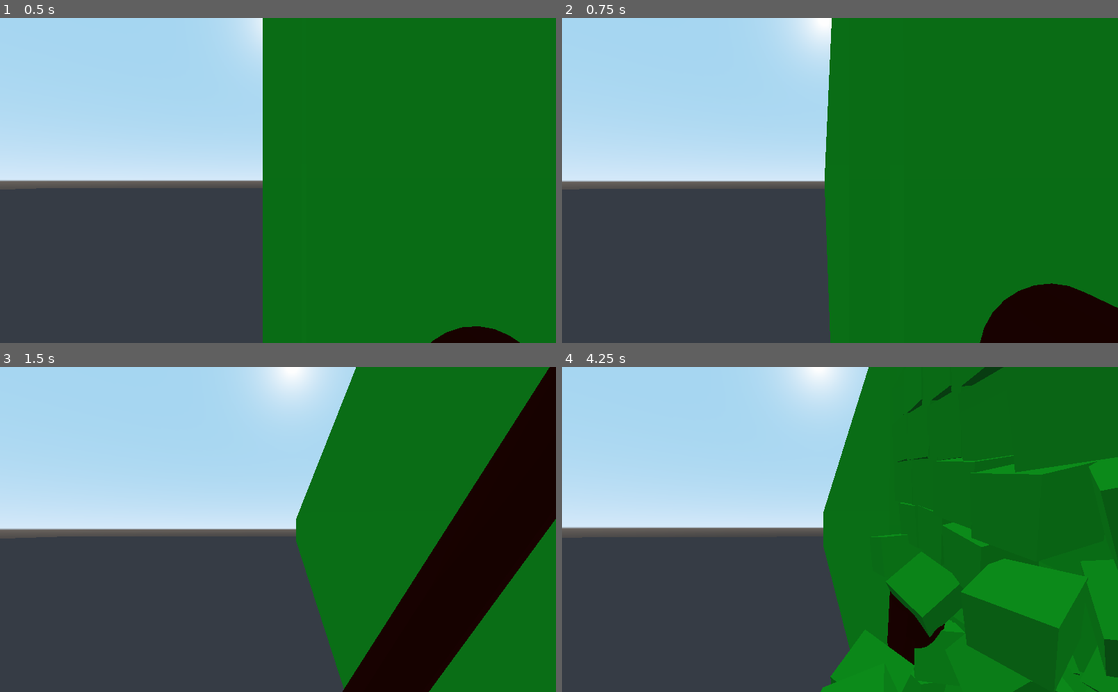
Above: before the commit, frames 1-4 (two rows, left to right).
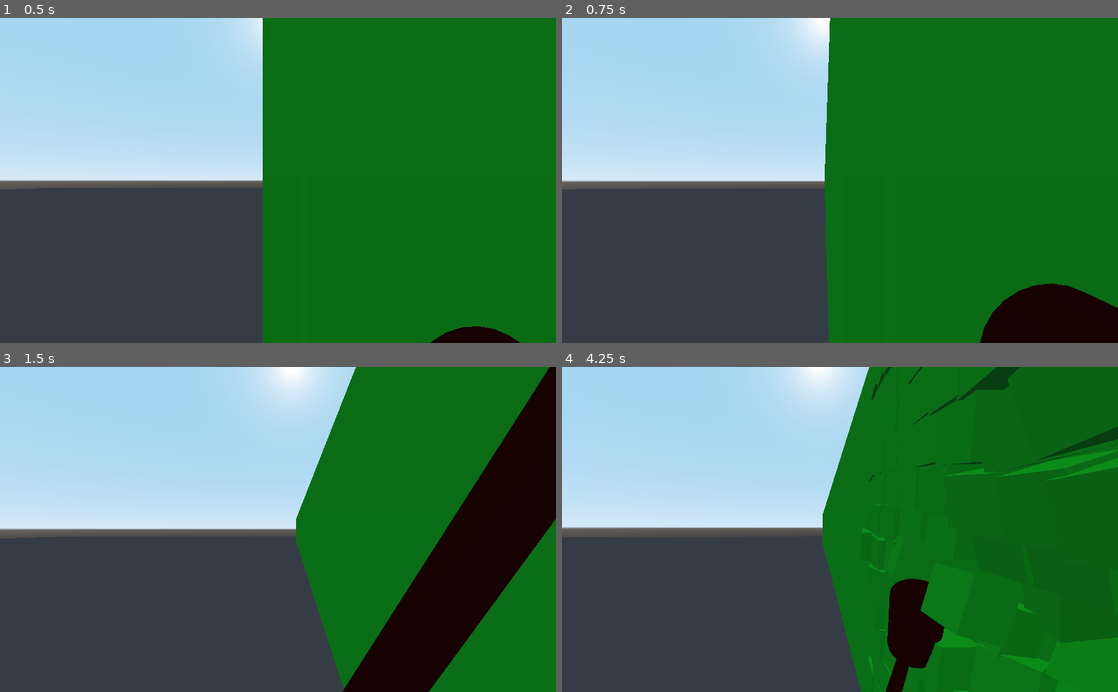
Above: after the commit, the same moments.

Repository: Gedas-S/what-minotaur
Game: Godot game, scene res://Maze.tscn
Same seed, same stepped clock (60 frames per second), same inputs: the game is played once before the commit and once after it.
Inputs (mouse positions are in pixels of both pictures, inside the frame that each line leads up to):
- Up to frame 1 (0.5 s): no input
- Up to frame 2 (0.75 s): tap Enter at 0.5 s; move the mouse to (867, 180) at 0.52 s; hold W from 0.53 s (still down); tap Space at 0.6 s; click (867, 180) at 0.67 s
- Up to frame 3 (1.5 s): keep holding W; tap Space at 0.77, 1.07, 1.35 s; move the mouse to (250, 529) at 1.27 s
- Up to frame 4 (4.25 s): keep holding W; tap Space at 1.52, 1.82, 2.1, 2.85, 3.02, 3.32, 3.6, 3.77, 4.07 s; move the mouse to (851, 523) at 2.02 s; move the mouse to (834, 536) at 2.77 s; click (834, 536) at 2.92 s; move the mouse to (878, 532) at 3.52 s

Frame 1 is identical in both runs. In frame 2, 0.1% of the frame differs, in the area x 2-49%, y 0-100%; in frame 3, less than 0.1%; in frame 4, 10%, in the area x 46-100%, y 0-100%.

Commit message:
jump 1st version

Diff:
--- a/Player.gd
+++ b/Player.gd
@@ -2,6 +2,7 @@
 
 export var speed : float = 150
 export var sensitivity : float = 1
+export var gravity : float = -30
 var velocity : Vector3 = Vector3(0,0,0)
 var esc_capture : bool = false
 var rotating : bool = true
@@ -24,7 +25,13 @@
 
 func _process(delta):
 	# warning-ignore:return_value_discarded
-	self.move_and_slide((self.transform.xform(velocity.normalized())-self.transform.origin)*speed*delta)
+	var vel = self.transform.xform(velocity.normalized())-self.transform.origin
+	vel.x *= speed*delta
+	vel.z *= speed*delta
+	if vel.y == 1:
+		vel.y = speed / 10
+	vel.y += gravity * delta
+	self.move_and_slide(vel, Vector3(0,1,0))
 	if (self.hammer.current_animation_position < 1.1 or not self.hammer_has_hit) and self.hammer.current_animation_position > 0.95:
 		self.hammer_has_hit = true
 		var collisions = self.hammer_hitter.move_and_collide(self.hammer_hitter.transform.origin - self.hammer_hitter_last_pos, true, true, true)
@@ -42,6 +49,8 @@
 			velocity.x = int(event.pressed) * 1
 		elif event.scancode == KEY_A:
 			velocity.x = int(event.pressed) * -1
+		elif event.scancode == KEY_SPACE:
+			velocity.y = int(event.pressed && is_on_floor()) * 1
 		elif event.scancode == KEY_ESCAPE and event.pressed != esc_capture:
 			esc_capture = event.pressed
 			if event.pressed:
